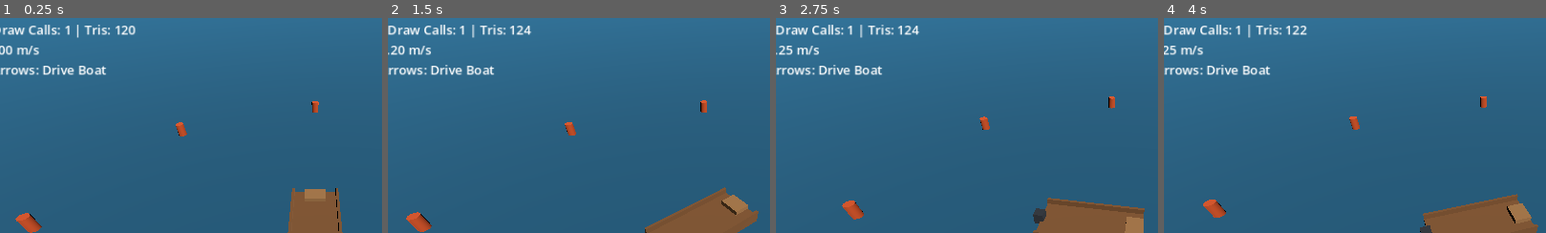
Above: before the commit, frames 1-4 (left to right).
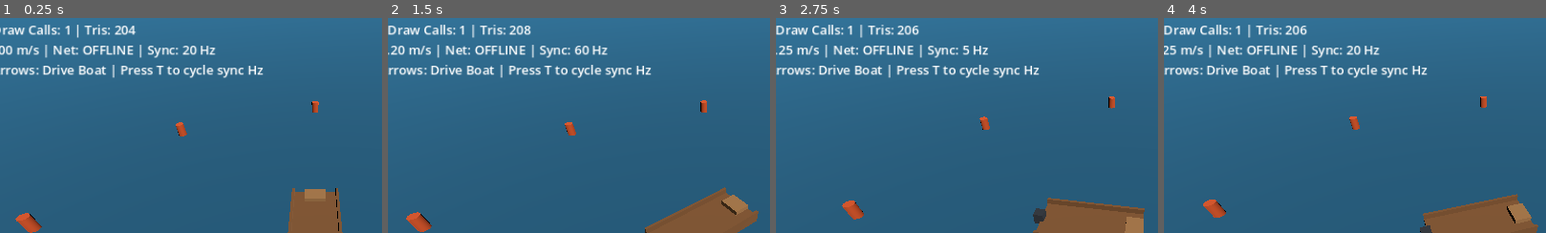
Above: after the commit, the same moments.

Repository: pukseli/kalastuspeli
Game: Godot game, scene res://src/main.tscn
The game is run twice, just before and just after one commit, with the same random seed, the same clock (stepped at 60 frames per second) and the same inputs.
Inputs:
- Up to frame 1 (0.25 s): no input
- Up to frame 2 (1.5 s): tap Enter at 0.5 s; hold D 0.53-1.28 s; tap T at 0.6, 1.35 s; hold S from 1.28 s (still down)
- Up to frame 3 (2.75 s): release S at 2.03 s; hold D from 2.03 s (still down); tap T at 2.1 s
- Up to frame 4 (4 s): release D at 2.78 s; hold W 2.78-3.53 s; tap T at 2.85, 3.6 s; hold A from 3.53 s (still down)
The pictures show only the part of the screen within x 9-59%, y 2-52%; the shares and areas given below are measured in that part.

The runs differ from the first frame. In frame 1, 2.2% of the frame differs, in the area x 11-69%, y 3-28%; in frame 2, 2.2%, in the area x 12-69%, y 3-28%; in frame 3, 2.1%; in frame 4, 2.2%.

Commit message:
feat(slice-02): add generic network transport, 20hz boat sync, and live tickrate cycling

Diff:
--- a/src/main.gd
+++ b/src/main.gd
@@ -3,19 +3,40 @@
 var boat_state: BoatState = BoatState.new()
 var player_input: PlayerInput = PlayerInput.new()
 var simulator: BoatSimulator = BoatSimulator.new()
+var network_manager: NetworkManager
 var world_view: WorldView
 
 
 func _ready() -> void:
+	network_manager = NetworkManager.new()
+	add_child(network_manager)
+
+	var cli_args := OS.get_cmdline_user_args()
+	if cli_args.is_empty():
+		cli_args = OS.get_cmdline_args()
+	network_manager.configure_from_args(cli_args)
+	network_manager.snapshot_received.connect(_on_snapshot_received)
+	network_manager.start_session()
+
 	world_view = WorldView.new()
 	add_child(world_view)
-	world_view.apply_state(boat_state)
+	world_view.apply_state(boat_state, network_manager.get_status_text())
+
+
+func _unhandled_key_input(event: InputEvent) -> void:
+	if event is InputEventKey and event.pressed and not event.echo:
+		if event.physical_keycode == KEY_T or event.keycode == KEY_T:
+			network_manager.cycle_sync_rate()
 
 
 func _physics_process(_delta: float) -> void:
 	_read_local_input()
-	simulator.step(boat_state, player_input, BoatSimulator.FIXED_DELTA)
-	world_view.apply_state(boat_state)
+	network_manager.step_network_tick(boat_state, player_input, simulator)
+	world_view.apply_state(boat_state, network_manager.get_status_text())
+
+
+func _on_snapshot_received(snapshot: Dictionary) -> void:
+	network_manager.apply_remote_snapshot(boat_state, snapshot)
 
 
 func _read_local_input() -> void:
--- /dev/null
+++ b/src/network/network_manager.gd
@@ -0,0 +1,181 @@
+class_name NetworkManager
+extends Node
+
+signal snapshot_received(snapshot: Dictionary)
+
+const DEFAULT_PORT: int = 7777
+const DEFAULT_ADDRESS: String = "127.0.0.1"
+const DEFAULT_SYNC_HZ: int = 20
+const PHYSICS_HZ: int = 60
+const SYNC_RATE_PRESETS: Array[int] = [20, 30, 60, 5, 10]
+
+var mode: String = "offline"
+var address: String = DEFAULT_ADDRESS
+var port: int = DEFAULT_PORT
+var sync_rate_hz: int = DEFAULT_SYNC_HZ
+var transport: NetworkTransport = NetworkTransport.new()
+
+var _tick_counter: int = 0
+var _client_inputs: Dictionary = {}
+var _combined_input: PlayerInput = PlayerInput.new()
+
+
+static func parse_cli_args(args: PackedStringArray) -> Dictionary:
+	var parsed_mode: String = "offline"
+	var parsed_address: String = DEFAULT_ADDRESS
+	var parsed_port: int = DEFAULT_PORT
+	var parsed_sync_hz: int = DEFAULT_SYNC_HZ
+
+	var i := 0
+	while i < args.size():
+		var arg := args[i]
+		match arg:
+			"--host":
+				parsed_mode = "host"
+			"--join":
+				parsed_mode = "client"
+				if i + 1 < args.size() and not args[i + 1].begins_with("--"):
+					parsed_address = args[i + 1]
+					i += 1
+			"--port":
+				if i + 1 < args.size() and args[i + 1].is_valid_int():
+					parsed_port = clampi(int(args[i + 1]), 1, 65535)
+					i += 1
+			"--sync-hz":
+				if i + 1 < args.size() and args[i + 1].is_valid_int():
+					parsed_sync_hz = clampi(int(args[i + 1]), 1, PHYSICS_HZ)
+					i += 1
+		i += 1
+
+	return {
+		"mode": parsed_mode,
+		"address": parsed_address,
+		"port": parsed_port,
+		"sync_hz": parsed_sync_hz,
+	}
+
+
+func configure_from_args(args: PackedStringArray) -> void:
+	var cfg := parse_cli_args(args)
+	mode = str(cfg.get("mode", "offline"))
+	address = str(cfg.get("address", DEFAULT_ADDRESS))
+	port = int(cfg.get("port", DEFAULT_PORT))
+	set_sync_rate_hz(int(cfg.get("sync_hz", DEFAULT_SYNC_HZ)))
+
+
+func start_session() -> Error:
+	if mode == "offline":
+		return OK
+	if not is_inside_tree() or multiplayer == null:
+		return ERR_UNCONFIGURED
+
+	if mode == "host":
+		var host_peer := transport.create_host_peer(port)
+		if host_peer == null:
+			return ERR_CANT_CREATE
+		multiplayer.multiplayer_peer = host_peer
+		if not multiplayer.peer_disconnected.is_connected(_on_peer_disconnected):
+			multiplayer.peer_disconnected.connect(_on_peer_disconnected)
+		return OK
+
+	if mode == "client":
+		var client_peer := transport.create_client_peer(address, port)
+		if client_peer == null:
+			return ERR_CANT_CREATE
+		multiplayer.multiplayer_peer = client_peer
+		return OK
+
+	return OK
+
+
+func set_sync_rate_hz(hz: int) -> void:
+	sync_rate_hz = clampi(hz, 1, PHYSICS_HZ)
+
+
+func cycle_sync_rate() -> int:
+	var idx := SYNC_RATE_PRESETS.find(sync_rate_hz)
+	var next_idx := 0 if idx == -1 else (idx + 1) % SYNC_RATE_PRESETS.size()
+	set_sync_rate_hz(SYNC_RATE_PRESETS[next_idx])
+	return sync_rate_hz
+
+
+func get_snapshot_interval_ticks() -> int:
+	return maxi(1, roundi(float(PHYSICS_HZ) / float(sync_rate_hz)))
+
+
+func is_authority() -> bool:
+	return mode != "client"
+
+
+func receive_client_input(peer_id: int, input_dict: Dictionary) -> void:
+	_client_inputs[peer_id] = {
+		"throttle": clampf(float(input_dict.get("throttle", 0.0)), -1.0, 1.0),
+		"steering": clampf(float(input_dict.get("steering", 0.0)), -1.0, 1.0),
+	}
+
+
+func get_combined_input(host_input: PlayerInput) -> PlayerInput:
+	var total_throttle := host_input.throttle
+	var total_steering := host_input.steering
+	for input_data in _client_inputs.values():
+		total_throttle += float(input_data.get("throttle", 0.0))
+		total_steering += float(input_data.get("steering", 0.0))
+	_combined_input.throttle = clampf(total_throttle, -1.0, 1.0)
+	_combined_input.steering = clampf(total_steering, -1.0, 1.0)
+	return _combined_input
+
+
+func step_network_tick(boat_state: BoatState, local_input: PlayerInput, simulator: BoatSimulator) -> Dictionary:
+	if is_authority():
+		var combined := get_combined_input(local_input)
+		simulator.step(boat_state, combined, BoatSimulator.FIXED_DELTA)
+		_tick_counter += 1
+		if _tick_counter % get_snapshot_interval_ticks() == 0:
+			var snapshot := boat_state.to_dict()
+			if mode == "host" and _has_active_peer():
+				rpc_sync_boat_state.rpc(snapshot)
+			return snapshot
+		return {}
+
+	if _is_client_connected():
+		rpc_submit_client_input.rpc_id(1, local_input.to_dict())
+	return {}
+
+
+func apply_remote_snapshot(boat_state: BoatState, snapshot: Dictionary) -> void:
+	if snapshot.is_empty():
+		return
+	boat_state.from_dict(snapshot)
+
+
+func get_status_text() -> String:
+	return "Net: %s | Sync: %d Hz" % [mode.to_upper(), sync_rate_hz]
+
+
+@rpc("any_peer", "call_remote", "unreliable_ordered")
+func rpc_submit_client_input(input_dict: Dictionary) -> void:
+	if not is_authority():
+		return
+	var sender_id := multiplayer.get_remote_sender_id()
+	if sender_id <= 0:
+		return
+	receive_client_input(sender_id, input_dict)
+
+
+@rpc("authority", "call_remote", "unreliable_ordered")
+func rpc_sync_boat_state(snapshot: Dictionary) -> void:
+	if is_authority():
+		return
+	snapshot_received.emit(snapshot)
+
+
+func _on_peer_disconnected(peer_id: int) -> void:
+	_client_inputs.erase(peer_id)
+
+
+func _has_active_peer() -> bool:
+	return is_inside_tree() and multiplayer != null and multiplayer.has_multiplayer_peer()
+
+
+func _is_client_connected() -> bool:
+	return _has_active_peer() and multiplayer.multiplayer_peer.get_connection_status() == MultiplayerPeer.CONNECTION_CONNECTED
--- /dev/null
+++ b/src/network/network_transport.gd
@@ -0,0 +1,21 @@
+class_name NetworkTransport
+extends RefCounted
+
+
+func create_host_peer(port: int, max_clients: int = 4) -> ENetMultiplayerPeer:
+	var peer := ENetMultiplayerPeer.new()
+	peer.set_bind_ip("*")
+	var err := peer.create_server(port, max_clients)
+	if err != OK:
+		push_error("NetworkTransport: failed to create host peer on port %d (err %d)" % [port, err])
+		return null
+	return peer
+
+
+func create_client_peer(address: String, port: int) -> ENetMultiplayerPeer:
+	var peer := ENetMultiplayerPeer.new()
+	var err := peer.create_client(address, port)
+	if err != OK:
+		push_error("NetworkTransport: failed to create client peer for %s:%d (err %d)" % [address, port, err])
+		return null
+	return peer
--- a/src/view/world_view.gd
+++ b/src/view/world_view.gd
@@ -6,6 +6,7 @@
 var boat_view: BoatView
 var camera: Camera3D
 var hud_label: Label
+var net_status_text: String = "Net: OFFLINE | Sync: 20 Hz"
 
 
 func _init() -> void:
@@ -55,16 +56,19 @@
 	add_child(hud_label)
 
 
-func apply_state(boat: BoatState) -> void:
+func apply_state(boat: BoatState, net_info: String = "") -> void:
+	if not net_info.is_empty():
+		net_status_text = net_info
 	boat_view.apply_state(boat)
 	camera.position = boat.world_position + CAMERA_OFFSET
 
 	var fps := Engine.get_frames_per_second()
 	var draw_calls := int(Performance.get_monitor(Performance.RENDER_TOTAL_DRAW_CALLS_IN_FRAME))
 	var primitives := int(Performance.get_monitor(Performance.RENDER_TOTAL_PRIMITIVES_IN_FRAME))
-	hud_label.text = "FPS: %d | Draw Calls: %d | Tris: %d\nSpeed: %.2f m/s\nWASD / Arrows: Drive Boat" % [
+	hud_label.text = "FPS: %d | Draw Calls: %d | Tris: %d\nSpeed: %.2f m/s | %s\nWASD / Arrows: Drive Boat | Press T to cycle sync Hz" % [
 		fps,
 		draw_calls,
 		primitives,
 		boat.forward_speed,
+		net_status_text,
 	]
--- /dev/null
+++ b/tests/test_02_two_windows_one_boat.gd
@@ -0,0 +1,88 @@
+extends "res://tests/test_case.gd"
+
+
+func test_parse_cli_args_modes_and_defaults() -> void:
+	var offline := NetworkManager.parse_cli_args(PackedStringArray([]))
+	assert_eq(offline.get("mode"), "offline", "Empty args should default to offline mode")
+	assert_eq(offline.get("address"), "127.0.0.1", "Default address should be 127.0.0.1")
+	assert_eq(offline.get("port"), 7777, "Default port should be 7777")
+	assert_eq(offline.get("sync_hz"), 20, "Default sync_hz should be 20")
+
+	var host_cfg := NetworkManager.parse_cli_args(PackedStringArray(["--host", "--port", "7888", "--sync-hz", "30"]))
+	assert_eq(host_cfg.get("mode"), "host", "--host sets mode to host")
+	assert_eq(host_cfg.get("port"), 7888, "--port parses custom port")
+	assert_eq(host_cfg.get("sync_hz"), 30, "--sync-hz parses custom tick rate")
+
+	var join_default := NetworkManager.parse_cli_args(PackedStringArray(["--join", "--port", "7999"]))
+	assert_eq(join_default.get("mode"), "client", "--join without IP sets mode to client")
+	assert_eq(join_default.get("address"), "127.0.0.1", "--join without IP keeps 127.0.0.1")
+	assert_eq(join_default.get("port"), 7999, "--port after flag-only --join parses port")
+
+	var join_ip := NetworkManager.parse_cli_args(PackedStringArray(["--join", "192.168.1.50"]))
+	assert_eq(join_ip.get("mode"), "client", "--join with IP sets mode to client")
+	assert_eq(join_ip.get("address"), "192.168.1.50", "--join parses explicit IP address")
+
+
+func test_transport_creates_host_and_client_peers() -> void:
+	var transport := NetworkTransport.new()
+	var host_peer := transport.create_host_peer(17777, 4)
+	assert_true(host_peer != null, "NetworkTransport should create ENet host peer")
+	var client_peer := transport.create_client_peer("127.0.0.1", 17777)
+	assert_true(client_peer != null, "NetworkTransport should create ENet client peer")
+	if client_peer != null:
+		client_peer.close()
+	if host_peer != null:
+		host_peer.close()
+
+
+func test_client_input_drives_host_boat_simulation() -> void:
+	var net := NetworkManager.new()
+	net.configure_from_args(PackedStringArray(["--host"]))
+	var boat := BoatState.new()
+	var host_input := PlayerInput.new()
+	var sim := BoatSimulator.new()
+
+	net.receive_client_input(2, {"throttle": 1.0, "steering": 0.5})
+	for _i in range(30):
+		net.step_network_tick(boat, host_input, sim)
+
+	assert_true(boat.forward_speed > 2.0, "Client throttle input should accelerate host boat")
+	assert_true(boat.heading > 0.2, "Client steering input should turn host boat")
+	assert_true(boat.world_position.z < -0.5, "Host boat should advance forward")
+	net.free()
+
+
+func test_configurable_sync_rate_and_client_snapshot_apply() -> void:
+	var host_net := NetworkManager.new()
+	host_net.configure_from_args(PackedStringArray(["--host"]))
+	var client_net := NetworkManager.new()
+	client_net.configure_from_args(PackedStringArray(["--join", "127.0.0.1"]))
+
+	var host_boat := BoatState.new()
+	var client_boat := BoatState.new()
+	var host_input := PlayerInput.new()
+	host_input.throttle = 1.0
+	var sim := BoatSimulator.new()
+
+	# Default 20 Hz -> snapshot every 3 ticks at 60 Hz
+	assert_eq(host_net.get_snapshot_interval_ticks(), 3, "20 Hz at 60 Hz physics equals 3 ticks")
+	var snap1 := host_net.step_network_tick(host_boat, host_input, sim)
+	var snap2 := host_net.step_network_tick(host_boat, host_input, sim)
+	var snap3 := host_net.step_network_tick(host_boat, host_input, sim)
+	assert_true(snap1.is_empty() and snap2.is_empty(), "No snapshot on ticks 1 and 2 at 20 Hz")
+	assert_true(not snap3.is_empty(), "Snapshot emitted on tick 3 at 20 Hz")
+
+	# Client does not simulate locally; it applies remote snapshot
+	client_net.step_network_tick(client_boat, host_input, sim)
+	assert_almost_eq(client_boat.world_position.z, 0.0, 0.0001, "Client must not advance boat locally")
+	client_net.apply_remote_snapshot(client_boat, snap3)
+	assert_almost_eq(client_boat.world_position.z, host_boat.world_position.z, 0.0001, "Client BoatState matches host snapshot")
+
+	# Cycling sync rate: 20 -> 30 -> 60 -> 5 -> 10
+	assert_eq(host_net.cycle_sync_rate(), 30, "First cycle moves 20 -> 30 Hz")
+	assert_eq(host_net.get_snapshot_interval_ticks(), 2, "30 Hz equals every 2 ticks")
+	assert_eq(host_net.cycle_sync_rate(), 60, "Second cycle moves 30 -> 60 Hz")
+	assert_eq(host_net.get_snapshot_interval_ticks(), 1, "60 Hz equals every 1 tick")
+
+	host_net.free()
+	client_net.free()
Not shown, changed: specs/02-roadmap.md
Not shown, added: specs/slices/02-two-windows-one-boat.md
